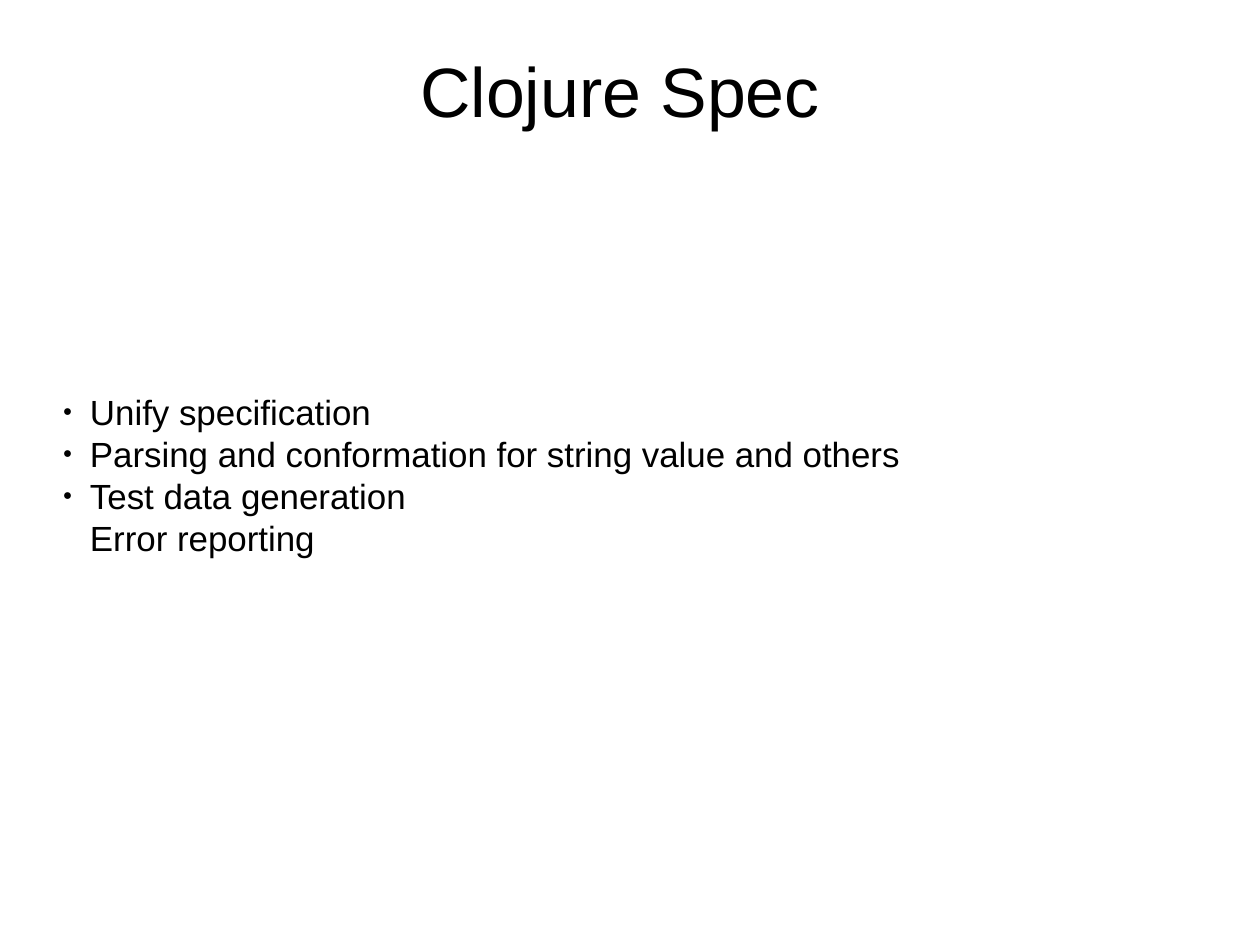
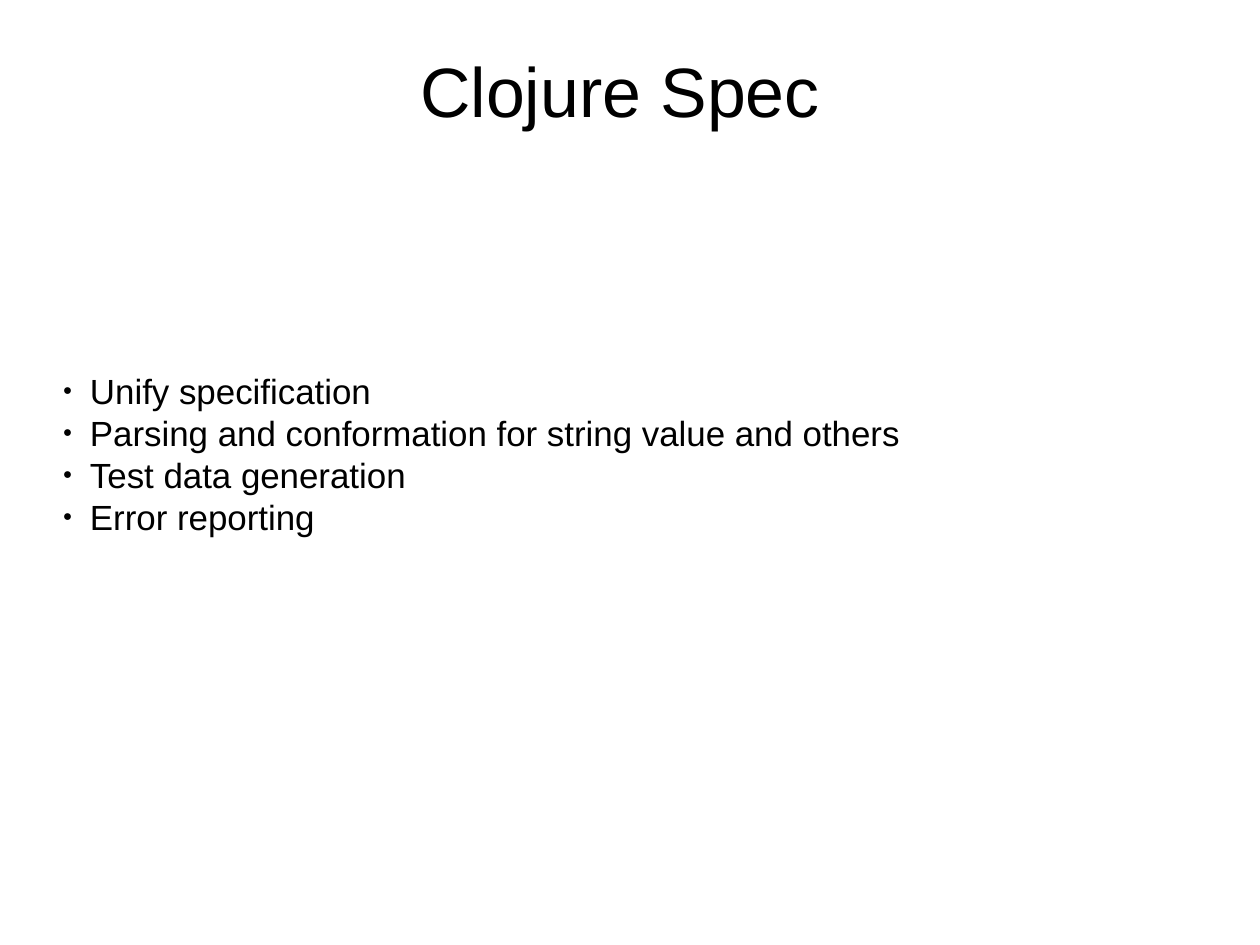
Before and after one commit to Mamun/prac, a slide deck: slide 16 of slide.odp (slide 14 before the commit). Drawn at 1260x945 pixels with LibreOffice and Linux fonts; fonts in the diff are those of the drawing; background and template pictures are left out. Boxes give left, top, right and bottom in pixels: in the first picture for what was removed or moved away, otherwise in the second. Text is boxed around its words. In the diff, an @@ line names an element or a change of style, - is before the commit and + after.

```diff
--- a/slide.odp
+++ b/slide.odp
@@ subtitle at <box>90,504,315,536</box>: bullet none to ● @@
```
Also in this commit, not shown: 3 other slides changed, 5 slides added.
